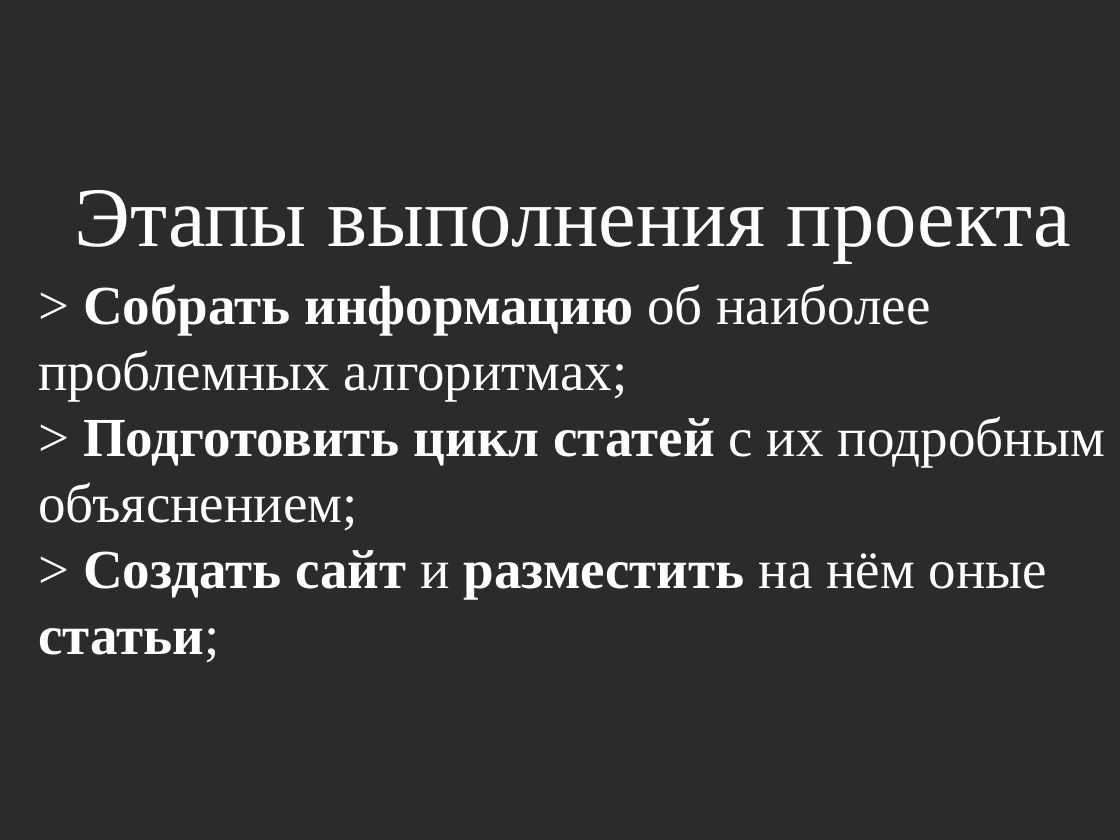
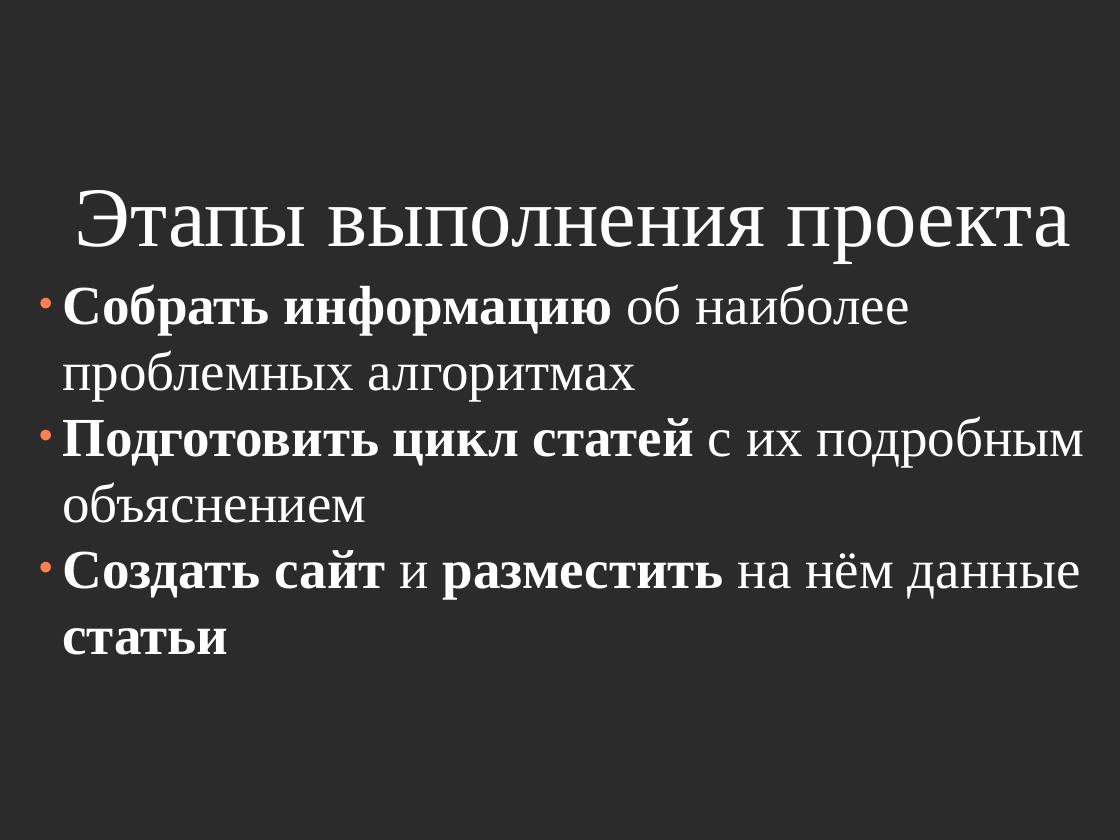
Before and after one commit to Mirovengil/school_project, a slide deck: slide 8 of project_page/Презентация/Шаблон.odp (slide 7 before the commit). Drawn at 1120x840 pixels with LibreOffice and Linux fonts; fonts in the diff are those of the drawing; background and template pictures are left out; a plain dark background stands for a picture behind light text. Boxes give left, top, right and bottom in pixels: in the first picture for what was removed or moved away, otherwise in the second. Text is boxed around its words. In the diff, an @@ line names an element or a change of style, - is before the commit and + after.

```diff
--- a/project_page/Презентация/Шаблон.odp
+++ b/project_page/Презентация/Шаблон.odp
@@ text at (62,284,1084,655): text changed; bold on @@
-> Собрать информацию об наиболее проблемных алгоритмах;
-> Подготовить цикл статей с их подробным объяснением;
-> Создать сайт и разместить на нём оные статьи;
+● Собрать информацию об наиболее проблемных алгоритмах
+● Подготовить цикл статей с их подробным объяснением
+● Создать сайт и разместить на нём данные статьи
```
Also in this commit, not shown: 7 other slides changed, 3 slides added, 7 other files.
